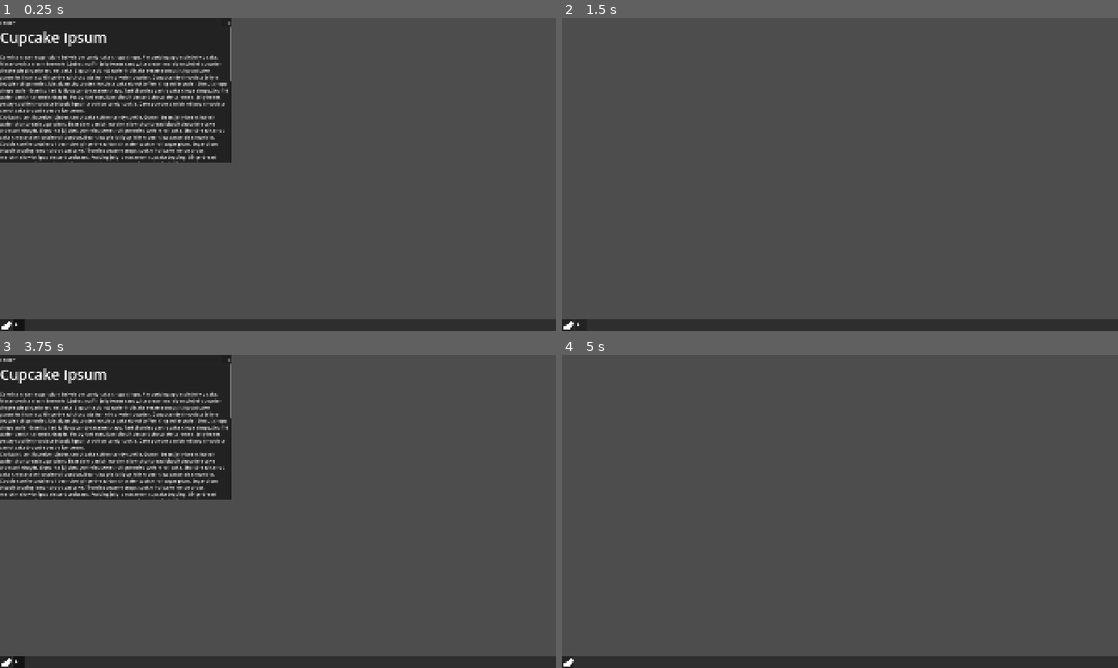
Above: before the commit, frames 1-4 (two rows, left to right).
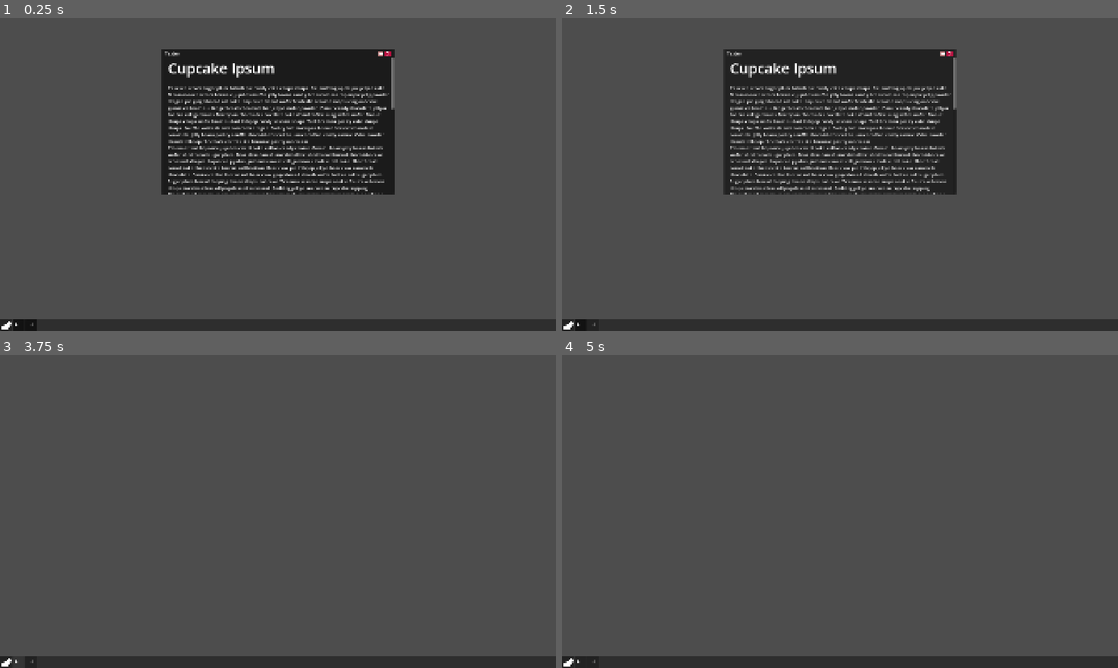
Above: after the commit, the same moments.

Repository: Dherleth/melon-os
Game: Godot game, scene res://os/core/os_system/os_system.tscn
The game is run twice, just before and just after one commit, with the same random seed, the same clock (stepped at 60 frames per second) and the same inputs.
Inputs (mouse positions are in pixels of both pictures, inside the frame that each line leads up to):
- Up to frame 1 (0.25 s): no input
- Up to frame 2 (1.5 s): click (784, 21) at 0.5 s, where only the run before the commit has a clickable "_"; click (940, 52) at 1.27 s
- Up to frame 3 (3.75 s): click (5, 661) at 2 s; click (5, 661) at 2.75 s; click (16, 661) at 3.5 s
- Up to frame 4 (5 s): click (789, 358) at 4.25 s, where only the run before the commit has a clickable "x"

The runs differ from the first frame. In frame 1, 28% of the frame differs, in the area x 0-71%, y 0-100%; in frame 2, 16%; in frame 3, 17%; in frame 4, less than 0.1%.

Commit message:
better window focus management

Diff:
--- a/os/core/os_app/os_app_manager.gd
+++ b/os/core/os_app/os_app_manager.gd
@@ -3,9 +3,9 @@
 
 var available_apps: Dictionary[StringName, OsAppDefinition] = {}
 var running_apps: Array[OsAppScene] = []
+
 var windows_container: OsWindowsContainer
 var task_bar: OsTaskBar
-
 
 
 func register_app(definition: OsAppDefinition) -> void:
@@ -32,7 +32,9 @@
 	running_apps.append(app_instance)
 
 	if windows_container:
-		windows_container.open_window(app_instance)
+		var app_window := windows_container.open_window(app_instance)
+		app_window.closed.connect(_on_app_window_closed)
+		app_window.focused.connect(_on_app_window_focused)
 
 	if task_bar:
 		task_bar.add_app_button(app_instance)
@@ -44,6 +46,15 @@
 	running_apps.erase(app_instance)
 
 
+func _on_app_window_closed(app_window: OsWindow) -> void:
+	close_app(app_window.app_instance)
+
+
+func _on_app_window_focused(app_window: OsWindow) -> void:
+	windows_container.focus_window(app_window)
+	task_bar.set_app_buttons_focus(app_window)
+
+
 func _get_running_instance(app_id: StringName) -> OsAppScene:
 	for app in running_apps:
 		if app.app_definition.id == app_id:
--- a/os/core/os_app/os_app_scene.gd
+++ b/os/core/os_app/os_app_scene.gd
@@ -1,5 +1,7 @@
 class_name OsAppScene
 extends Control
 
+signal focused(app_instance: OsAppScene)
+
 var app_definition: OsAppDefinition
 var os_window: OsWindow
--- a/os/core/os_system/os_system.gd
+++ b/os/core/os_system/os_system.gd
@@ -1,9 +1,18 @@
 extends Node
 
-var os_definition: OSSystemDefinition = preload("res://os/data/os/melon_os_definiton.tres")
+@export var os_definition: OSSystemDefinition = preload("res://os/data/os/melon_os_definiton.tres")
+
+@onready var os_window_container: OsWindowsContainer = $OsWindowContainer
+@onready var os_task_bar: OsTaskBar = $OsTaskBar
 
 var app_manager: OsAppManager = OsAppManager.new()
+
 
 func _ready() -> void:
 	for app_definition in os_definition.apps:
 		app_manager.register_app(app_definition)
+
+	app_manager.windows_container = os_window_container
+	app_manager.task_bar = os_task_bar
+	app_manager.launch_app(os_definition.apps[0].id)
+	app_manager.launch_app(os_definition.apps[0].id)
--- a/os/core/os_system/os_system.tscn
+++ b/os/core/os_system/os_system.tscn
@@ -1,5 +1,6 @@
 [gd_scene format=3 uid="uid://lilq36fnlmsl"]
 
+[ext_resource type="Script" uid="uid://coaklct32fwph" path="res://os/core/os_system/os_system.gd" id="1_l4gxm"]
 [ext_resource type="PackedScene" uid="uid://dbop60mi5qu3e" path="res://os/core/os_window_manager/os_window_container.tscn" id="3_nhvy6"]
 [ext_resource type="PackedScene" uid="uid://drbgm0ket2lf5" path="res://os/core/os_task_bar/os_task_bar.tscn" id="4_nhvy6"]
 
@@ -10,6 +11,7 @@
 anchor_bottom = 1.0
 grow_horizontal = 2
 grow_vertical = 2
+script = ExtResource("1_l4gxm")
 
 [node name="OsWindowContainer" parent="." unique_id=569395539 instance=ExtResource("3_nhvy6")]
 layout_mode = 0
--- a/os/core/os_task_bar/os_task_bar.gd
+++ b/os/core/os_task_bar/os_task_bar.gd
@@ -1,17 +1,20 @@
 class_name OsTaskBar
 extends PanelContainer
 
-@onready var app_buttons_container: HBoxContainer = $AppButtonsContainer
+@onready var app_buttons_container: HBoxContainer = $HBoxContainer/AppButtonsContainer
 
 var app_button_scene: PackedScene = preload("res://os/core/os_task_bar/app_button/os_task_bar_app_button.tscn")
 
-func _ready() -> void:
-	OsSystem.app_manager.task_bar = self
-	OsSystem.app_manager.launch_app(OsSystem.os_definition.apps[0].id)
-
-
 func add_app_button(app_instance: OsAppScene) -> void:
-	var app_button = app_button_scene.instantiate() as OsTaskBarAppButton
+	var app_button := app_button_scene.instantiate() as OsTaskBarAppButton
 	app_button.setup(app_instance.app_definition.icon, app_instance.os_window)
 	app_button.set_pressed_no_signal(true)
 	app_buttons_container.add_child(app_button)
+
+
+func set_app_buttons_focus(app_window: OsWindow) -> void:
+	for button in app_buttons_container.get_children():
+		if button.app_window == app_window:
+			button.set_pressed_no_signal(true)
+		else:
+			button.set_pressed_no_signal(false)
--- a/os/core/os_task_bar/os_task_bar.tscn
+++ b/os/core/os_task_bar/os_task_bar.tscn
@@ -8,14 +8,19 @@
 custom_maximum_size = Vector2(-1, 40)
 anchors_preset = -1
 anchor_right = 1.0
-anchor_bottom = 0.061728396
+anchor_bottom = 0.037037037
+offset_bottom = 26.666664
 grow_horizontal = 2
 script = ExtResource("1_h132n")
+metadata/_edit_use_anchors_ = true
 
-[node name="AppButtonsContainer" type="HBoxContainer" parent="." unique_id=408461945]
+[node name="HBoxContainer" type="HBoxContainer" parent="." unique_id=175750961]
 layout_mode = 2
 
-[node name="StartButton" type="Button" parent="AppButtonsContainer" unique_id=480910108]
+[node name="StartButton" type="Button" parent="HBoxContainer" unique_id=480910108]
 layout_mode = 2
 toggle_mode = true
 icon = ExtResource("2_8jesn")
+
+[node name="AppButtonsContainer" type="HBoxContainer" parent="HBoxContainer" unique_id=408461945]
+layout_mode = 2
--- a/os/core/os_window/os_window.gd
+++ b/os/core/os_window/os_window.gd
@@ -13,7 +13,7 @@
 var dragging := false
 
 @onready var title_bar: PanelContainer = $VBoxContainer/TitleBar
-@onready var title_label: Label = $VBoxContainer/TitleBar/HBoxContainer/Title
+@onready var title_label: Label = $VBoxContainer/TitleBar/MarginContainer/HBoxContainer/Title
 @onready var app_container: PanelContainer = $VBoxContainer/AppContainer
 
 
@@ -29,12 +29,19 @@
 	app_instance.os_window = self
 	app_container.add_child(app_instance)
 	app_instance.set_anchors_and_offsets_preset(Control.PRESET_FULL_RECT)
+	app_instance.focused.connect(_on_app_focused)
 
 
 func _on_gui_input(event: InputEvent) -> void:
 	if event is InputEventMouseButton:
 		if event.button_index == MOUSE_BUTTON_LEFT and event.pressed:
+			focused.emit(self)
 			clicked.emit(self)
+
+
+func _on_app_focused(app_instance: OsAppScene) -> void:
+	focused.emit(self)
+	clicked.emit(self)
 
 
 func _on_title_bar_gui_input(event: InputEvent) -> void:
@@ -42,6 +49,7 @@
 		if event.button_index == MOUSE_BUTTON_LEFT:
 			if event.pressed:
 				dragging = true
+				focused.emit(self)
 				drag_started.emit(event.position)
 			else:
 				dragging = false
@@ -49,6 +57,7 @@
 
 	elif event is InputEventMouseMotion and dragging:
 		position += event.relative
+		focused.emit(self)
 		drag_moved.emit(event.relative)
 
 
@@ -73,3 +82,4 @@
 func close() -> void:
 	hide()
 	closed.emit(self)
+	queue_free()
--- a/os/core/os_window/os_window.tscn
+++ b/os/core/os_window/os_window.tscn
@@ -1,9 +1,31 @@
 [gd_scene format=3 uid="uid://c4mcqytljnpgr"]
 
 [ext_resource type="Script" uid="uid://bhvh12mfbxnj3" path="res://os/core/os_window/os_window.gd" id="1_4bawu"]
+[ext_resource type="Texture2D" uid="uid://dgcf5jm1mkxu8" path="res://os/core/os_window/minimize_icon.png" id="2_ownac"]
+[ext_resource type="Texture2D" uid="uid://c7pre5v0mjbgf" path="res://os/core/os_window/close_icon.png" id="3_0eyqj"]
+
+[sub_resource type="StyleBoxFlat" id="StyleBoxFlat_0eyqj"]
+bg_color = Color(0.91764706, 0.6, 0.6, 0.7294118)
+
+[sub_resource type="StyleBoxFlat" id="StyleBoxFlat_4mv1j"]
+bg_color = Color(0.7172357, 0.3128042, 0.33179274, 0.7294118)
+
+[sub_resource type="StyleBoxFlat" id="StyleBoxFlat_rdul2"]
+bg_color = Color(0.84459317, 0.42967534, 0.44166446, 0.7294118)
+
+[sub_resource type="StyleBoxFlat" id="StyleBoxFlat_ownac"]
+bg_color = Color(0.8784314, 0.05882353, 0.28627452, 0.77254903)
+
+[sub_resource type="StyleBoxFlat" id="StyleBoxFlat_vbmof"]
+bg_color = Color(0.519133, 0.012608259, 0.15381175, 0.77254903)
+
+[sub_resource type="StyleBoxFlat" id="StyleBoxFlat_7btmh"]
+bg_color = Color(0.70980394, 0.02745098, 0.22352941, 0.77254903)
 
 [node name="OsWindow" type="PanelContainer" unique_id=1959368544]
 custom_minimum_size = Vector2(300, 200)
+offset_right = 300.0
+offset_bottom = 200.0
 script = ExtResource("1_4bawu")
 
 [node name="VBoxContainer" type="VBoxContainer" parent="." unique_id=1866413373]
@@ -11,28 +33,53 @@
 theme_override_constants/separation = 0
 
 [node name="TitleBar" type="PanelContainer" parent="VBoxContainer" unique_id=1050598519]
+custom_minimum_size = Vector2(0, 30)
+custom_maximum_size = Vector2(-1, 30)
 layout_mode = 2
 
-[node name="HBoxContainer" type="HBoxContainer" parent="VBoxContainer/TitleBar" unique_id=904419832]
+[node name="MarginContainer" type="MarginContainer" parent="VBoxContainer/TitleBar" unique_id=669566922]
 layout_mode = 2
+theme_override_constants/margin_left = 10
+theme_override_constants/margin_right = 10
 
-[node name="Title" type="Label" parent="VBoxContainer/TitleBar/HBoxContainer" unique_id=1677877467]
+[node name="HBoxContainer" type="HBoxContainer" parent="VBoxContainer/TitleBar/MarginContainer" unique_id=904419832]
+layout_mode = 2
+theme_override_constants/separation = 6
+
+[node name="Title" type="Label" parent="VBoxContainer/TitleBar/MarginContainer/HBoxContainer" unique_id=1677877467]
 layout_mode = 2
 size_flags_horizontal = 3
+size_flags_vertical = 1
 text = "Title"
+vertical_alignment = 1
+clip_text = true
+text_overrun_behavior = 5
 
-[node name="MinimizeButton" type="Button" parent="VBoxContainer/TitleBar/HBoxContainer" unique_id=1679464690]
+[node name="MinimizeButton" type="Button" parent="VBoxContainer/TitleBar/MarginContainer/HBoxContainer" unique_id=1679464690]
+custom_minimum_size = Vector2(20, 20)
+custom_maximum_size = Vector2(20, 20)
 layout_mode = 2
-text = "_"
+size_flags_vertical = 4
+theme_override_styles/normal = SubResource("StyleBoxFlat_0eyqj")
+theme_override_styles/pressed = SubResource("StyleBoxFlat_4mv1j")
+theme_override_styles/hover = SubResource("StyleBoxFlat_rdul2")
+icon = ExtResource("2_ownac")
+icon_alignment = 1
 
-[node name="CloseButton" type="Button" parent="VBoxContainer/TitleBar/HBoxContainer" unique_id=1275572600]
+[node name="CloseButton" type="Button" parent="VBoxContainer/TitleBar/MarginContainer/HBoxContainer" unique_id=1275572600]
+custom_minimum_size = Vector2(20, 20)
+custom_maximum_size = Vector2(20, 20)
 layout_mode = 2
-text = "x"
-alignment = 2
+size_flags_vertical = 4
+theme_override_styles/normal = SubResource("StyleBoxFlat_ownac")
+theme_override_styles/pressed = SubResource("StyleBoxFlat_vbmof")
+theme_override_styles/hover = SubResource("StyleBoxFlat_7btmh")
+icon = ExtResource("3_0eyqj")
+icon_alignment = 1
 
 [node name="AppContainer" type="PanelContainer" parent="VBoxContainer" unique_id=1401684132]
 layout_mode = 2
 size_flags_vertical = 3
 
-[connection signal="pressed" from="VBoxContainer/TitleBar/HBoxContainer/MinimizeButton" to="." method="_on_minimize_button_pressed"]
-[connection signal="pressed" from="VBoxContainer/TitleBar/HBoxContainer/CloseButton" to="." method="_on_close_button_pressed"]
+[connection signal="pressed" from="VBoxContainer/TitleBar/MarginContainer/HBoxContainer/MinimizeButton" to="." method="_on_minimize_button_pressed"]
+[connection signal="pressed" from="VBoxContainer/TitleBar/MarginContainer/HBoxContainer/CloseButton" to="." method="_on_close_button_pressed"]
--- a/os/core/os_window_manager/os_window_container.gd
+++ b/os/core/os_window_manager/os_window_container.gd
@@ -2,10 +2,6 @@
 extends Control
 
 var window_scene: PackedScene = preload("res://os/core/os_window/os_window.tscn")
-
-
-func _ready() -> void:
-	OsSystem.app_manager.windows_container = self
 
 
 func open_window(app_instance: OsAppScene) -> OsWindow:
@@ -13,15 +9,14 @@
 
 	add_child(window)
 	window.setup(app_instance)
+
+	var screen_size = window.get_viewport_rect().size
+	window.position = Vector2(screen_size.x / 2 - window.size.x / 2, screen_size.y * 0.1)
+
 	window.focused.connect(focus_window)
-	window.closed.connect(_on_window_closed)
 
 	return window
 
+
 func focus_window(window: OsWindow) -> void:
 	move_child(window, get_child_count() - 1)
-
-
-func _on_window_closed(os_window: OsWindow) -> void:
-	OsSystem.app_manager.close_app(os_window.app_instance)
-	os_window.queue_free()
--- a/os/data/apps/texter/texter.gd
+++ b/os/data/apps/texter/texter.gd
@@ -1 +1,7 @@
 extends OsAppScene
+
+
+func _on_rich_text_label_gui_input(event: InputEvent) -> void:
+	if event is InputEventMouseButton:
+		if event.button_index == MOUSE_BUTTON_LEFT and event.pressed:
+			focused.emit(self)
--- a/os/data/apps/texter/texter.tscn
+++ b/os/data/apps/texter/texter.tscn
@@ -11,13 +11,19 @@
 grow_vertical = 2
 script = ExtResource("1_c5rpp")
 
-[node name="RichTextLabel" type="RichTextLabel" parent="." unique_id=496379686]
+[node name="MarginContainer" type="MarginContainer" parent="." unique_id=1572819239]
 layout_mode = 1
 anchors_preset = 15
 anchor_right = 1.0
 anchor_bottom = 1.0
 grow_horizontal = 2
 grow_vertical = 2
+theme_override_constants/margin_left = 20
+
+[node name="RichTextLabel" type="RichTextLabel" parent="MarginContainer" unique_id=496379686]
+layout_mode = 2
+focus_mode = 2
+theme_override_colors/selection_color = Color(0.821299, 0.4198246, 0.42940268, 0.8)
 bbcode_enabled = true
 text = "[font_size=50]Cupcake Ipsum[/font_size]
 
@@ -28,4 +34,10 @@
 
 Caramels candy canes bear claw fruitcake donut cake jelly beans jelly beans gummi bears. Dragée cake apple pie marzipan …(729 unchanged characters)…
 
-Sweet roll candy canes candy bear claw chupa chups muffin ca …(812 unchanged characters)… y beans lollipop donut bonbon chocolate."
+Sweet roll candy canes candy bear claw chupa chups muffin ca …(812 unchanged characters)… y beans lollipop donut bonbon chocolate.
+
+"
+context_menu_enabled = true
+selection_enabled = true
+
+[connection signal="gui_input" from="MarginContainer/RichTextLabel" to="." method="_on_rich_text_label_gui_input"]
--- a/project.godot
+++ b/project.godot
@@ -13,10 +13,6 @@
 config/name="MelonOs"
 run/main_scene="uid://lilq36fnlmsl"
 config/features=PackedStringArray("4.7", "GL Compatibility")
-
-[autoload]
-
-OsSystem="*uid://coaklct32fwph"
 
 [display]
 
Binary file added: os/core/os_window/close_icon.png
Not shown, added: os/core/os_window/close_icon.png.import
Binary file added: os/core/os_window/minimize_icon.png
Not shown, added: os/core/os_window/minimize_icon.png.import
